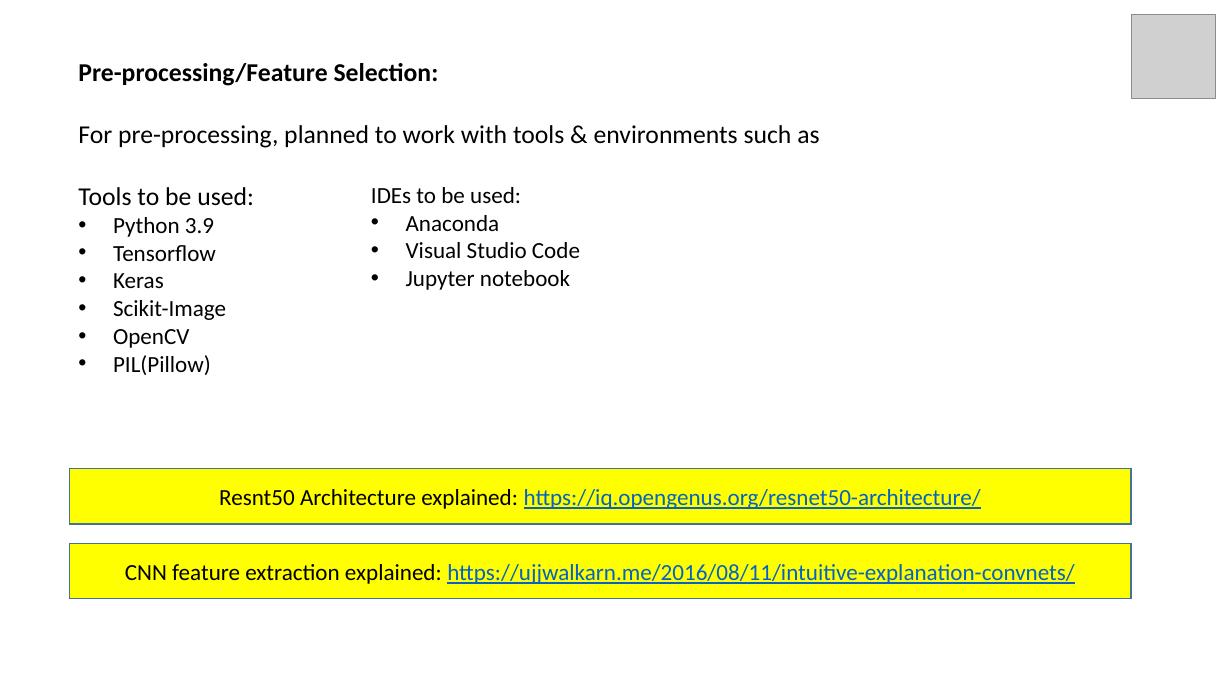
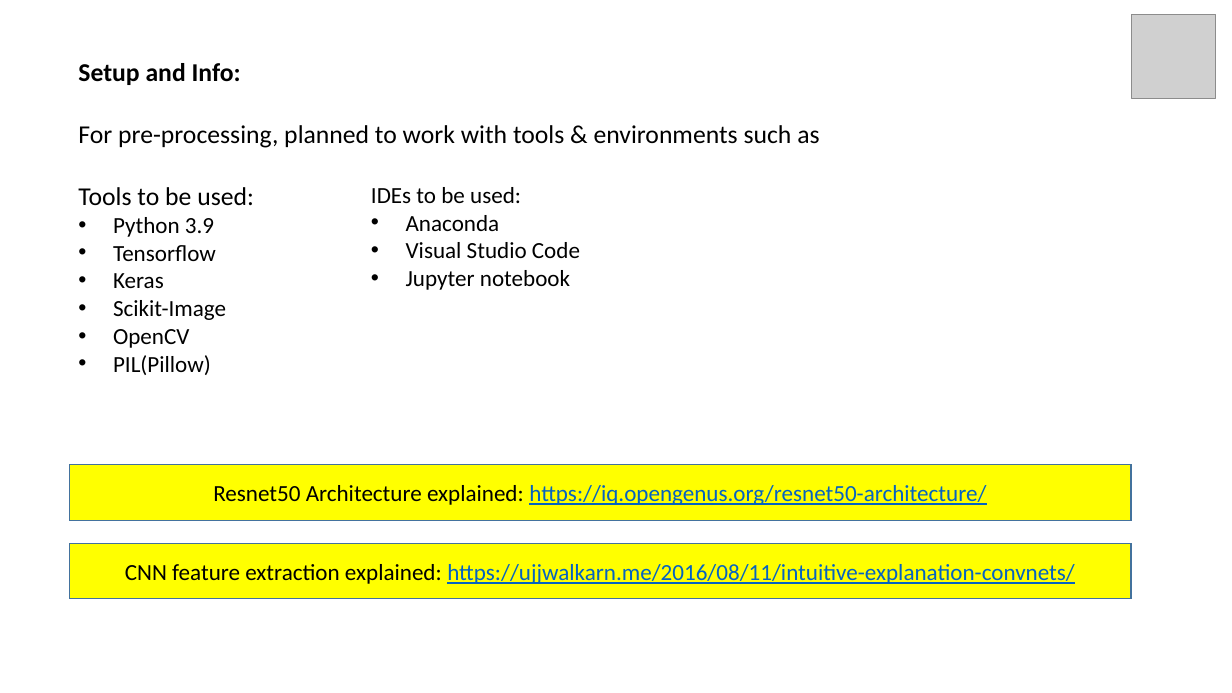
Before and after one commit to GustovalleyTechnovations/Text-Segmentation, a slide deck: slide 13 of Documents/Study/Project_Presentation.pptx (slide 8 before the commit). Drawn at 1232x693 pixels with LibreOffice and Linux fonts; fonts in the diff are those of the drawing; grey boxes stand for pictures. Boxes give left, top, right and bottom in pixels: in the first picture for what was removed or moved away, otherwise in the second. Text is boxed around its words. In the diff, an @@ line names an element or a change of style, - is before the commit and + after.

```diff
--- a/Documents/Study/Project_Presentation.pptx
+++ b/Documents/Study/Project_Presentation.pptx
@@ text at <box>78,63,241,85</box>: text changed @@
-Pre-processing/Feature Selection:
+Setup and Info:
@@ rectangle "Resnet50 Architecture explained: https://iq.opengenus.org/re ...": place and size @@
-rectangle "Resnet50 Architecture explained: https://iq.opengenus.org/re ..." at <box>69,469,1131,524</box>
+rectangle "Resnet50 Architecture explained: https://iq.opengenus.org/re ..." at <box>69,465,1131,520</box>
@@ text in rectangle at <box>213,485,986,505</box>: text changed @@
-Resnt50 Architecture explained: https://iq.opengenus.org/resnet50-architecture/
+Resnet50 Architecture explained: https://iq.opengenus.org/resnet50-architecture/
```
Also in this commit, not shown: 4 other slides changed, 10 slides added, 9 other files.
